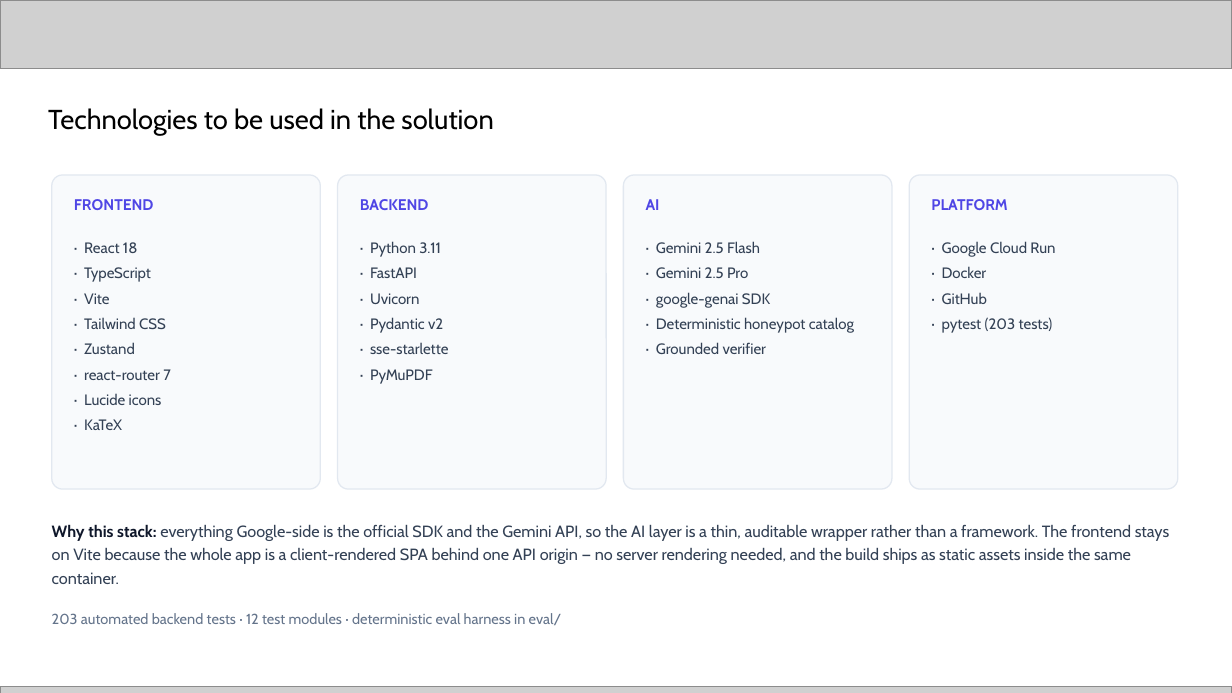
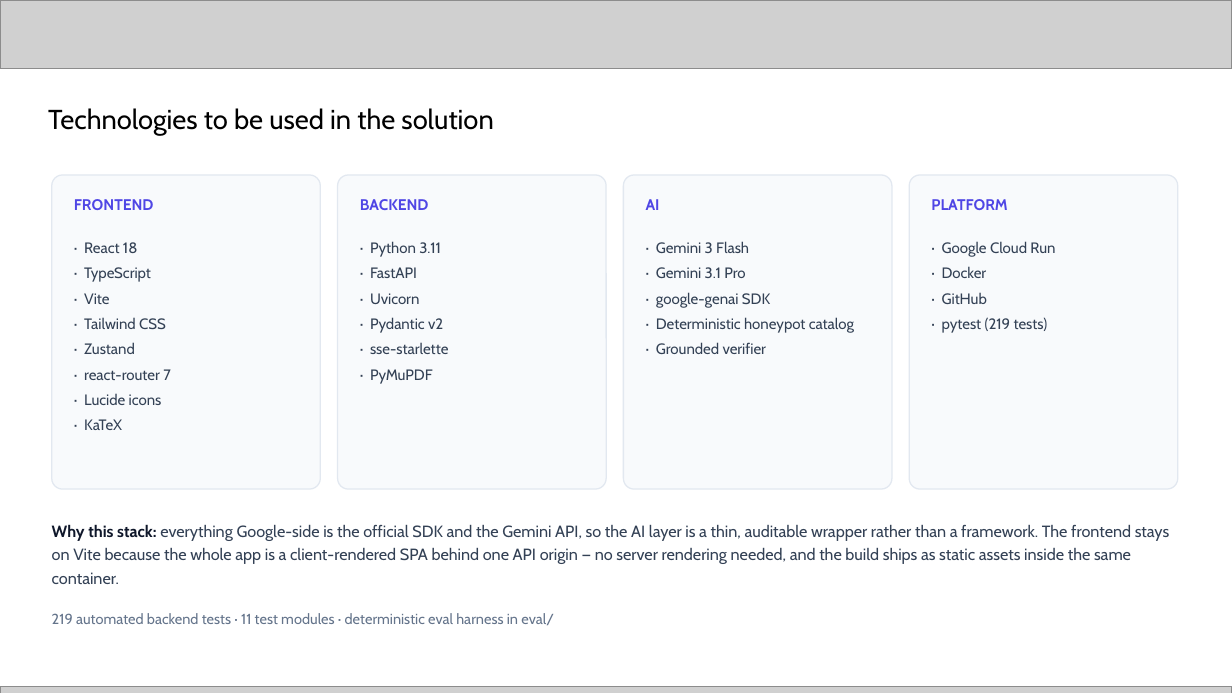
Before and after one commit to rafidaaziz23/assay, a slide deck: slide 9 of docs/submission/Assay-AI-Builder-Cup.pptx. Drawn at 1232x693 pixels with LibreOffice and Linux fonts; fonts in the diff are those of the drawing; grey boxes stand for pictures. Boxes give left, top, right and bottom in pixels: in the first picture for what was removed or moved away, otherwise in the second. Text is boxed around its words. In the diff, an @@ line names an element or a change of style, - is before the commit and + after.

```diff
--- a/docs/submission/Assay-AI-Builder-Cup.pptx
+++ b/docs/submission/Assay-AI-Builder-Cup.pptx
@@ text at (656, 241, 749, 278): text changed @@
-· Gemini 2.5 Flash
-· Gemini 2.5 Pro
+· Gemini 3 Flash
+· Gemini 3.1 Pro
@@ text at (942, 317, 1048, 333): text changed @@
-· pytest (203 tests)
+· pytest (219 tests)
@@ text at (52, 613, 554, 625): text changed @@
-203 automated backend tests · 12 test modules · deterministic eval harness in eval/
+219 automated backend tests · 11 test modules · deterministic eval harness in eval/
```
Also in this commit, not shown: 8 other slides changed, 1 other file.
